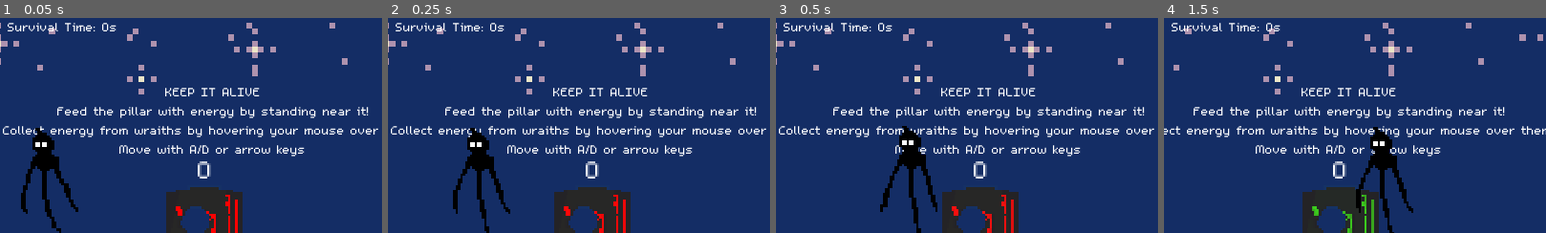
Above: before the commit, frames 1-4 (left to right).
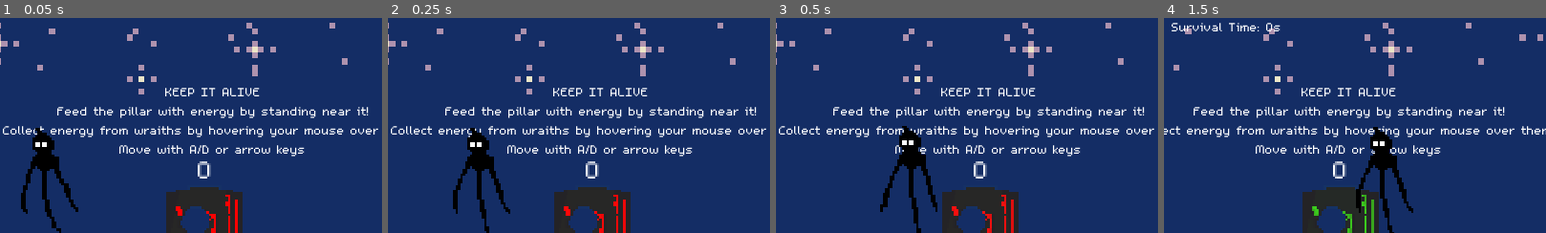
Above: after the commit, the same moments.

Repository: MHillier98/FeedThePillar
Game: Godot game, scene res://Scenes/TestScene.tscn
Two runs of this game, one before a commit and one after it. Both use one fixed random seed, a clock stepped at 60 frames per second and the inputs below.
Inputs (mouse positions are % of the whole screen's width and height, from its top left):
- Up to frame 1 (0.05 s): no input
- Up to frame 2 (0.25 s): no input
- Up to frame 3 (0.5 s): no input
- Up to frame 4 (1.5 s): move the mouse to (60, 38) at 0.52 s; hold W (up) 0.53-1.28 s; hold D (right) from 0.53 s (still down); click (60, 38) at 0.67 s; tap Enter at 1.25 s; move the mouse to (30, 55) at 1.27 s; tap W (up) at 1.35 s
The pictures show only the part of the screen within x 42-92%, y 0-50%; the shares and areas given below are measured in that part.

The runs differ from the first frame. In frame 1, 0.5% of the frame differs, in the area x 2-31%, y 2-7%; in frame 2, 0.5%; in frame 3, 0.5%; in frame 4, nothing differs.

Commit message:
Game reloading + code cleanup + project settings update

Diff:
--- a/Scripts/GameController.gd
+++ b/Scripts/GameController.gd
@@ -12,7 +12,7 @@
 
 var time = 0 # timer for counter
 var time_mult = 1.0
-var paused = false
+var paused = true
 
 
 func _ready():
@@ -26,8 +26,9 @@
 		update_points()
 		timer = 0
 
+	timer += 1
+
 	if not paused:
-		timer += 1
 		time += delta * time_mult
 		timerPanel.text = "Survival Time: " + str(int(time)) + "s"
 
@@ -47,6 +48,7 @@
 
 		if points_difference > 0:
 			pillar.add_points(points_difference)
+			paused = false
 
 
 func _on_Wraith_died():
--- a/Scripts/Pillar.gd
+++ b/Scripts/Pillar.gd
@@ -7,6 +7,7 @@
 
 var timer = 0
 var started = false
+
 
 func _ready():
 	var anim = get_node("AnimationPlayer").get_animation("Fade")
@@ -19,6 +20,10 @@
 	if started == true:
 		if points == 0:
 			get_tree().paused = true
+			yield(get_tree().create_timer(5), "timeout")
+			var new_scene = get_tree().reload_current_scene()
+			if new_scene == 0: # Error.OK
+				get_tree().paused = false
 
 		if timer > (450 * delta):
 			points = clamp(points - 1, 0, 9999999)
--- a/Scripts/Player.gd
+++ b/Scripts/Player.gd
@@ -53,7 +53,6 @@
 #			motion.y = JUMP_HEIGHT
 		if friction == true:
 			motion.x = lerp(motion.x, 0, 0.2)
-
 	else:
 		motion.x = lerp(motion.x, 0, 0.05)
 
--- a/Scripts/Wraith.gd
+++ b/Scripts/Wraith.gd
@@ -1,7 +1,7 @@
 extends Node2D
 
 
-export(int) var points = 60 setget set_points, get_points
+export(int) var points = 50 setget set_points, get_points
 
 onready var area2d = $Area2D
 onready var animatedSprite = $Area2D/AnimatedSprite
@@ -75,14 +75,13 @@
 
 
 func move_self(delta):
-	randomize()
-	var move_x = rand_range(-80, 250)
-
 	if global_position.x > 1200:
 		direction_modifier = -2
 	elif global_position.x < -600:
 		direction_modifier = 2
 
+	randomize()
+	var move_x = rand_range(-80, 250)
 	var movement = Vector2(move_x * delta * direction_modifier, 0)
 	self.translate(movement)
 
--- a/project.godot
+++ b/project.godot
@@ -18,6 +18,7 @@
 config/name="KeepItAlive"
 run/main_scene="res://Scenes/TestScene.tscn"
 config/icon="res://Images/icon.png"
+config/2d/gles2_use_nvidia_rect_flicker_workaround=false
 
 [display]
 
@@ -97,6 +98,7 @@
 [rendering]
 
 quality/driver/driver_name="GLES2"
+quality/2d/gles2_use_nvidia_rect_flicker_workaround=true
 quality/2d/use_pixel_snap=true
 vram_compression/import_etc=true
 vram_compression/import_etc2=false
